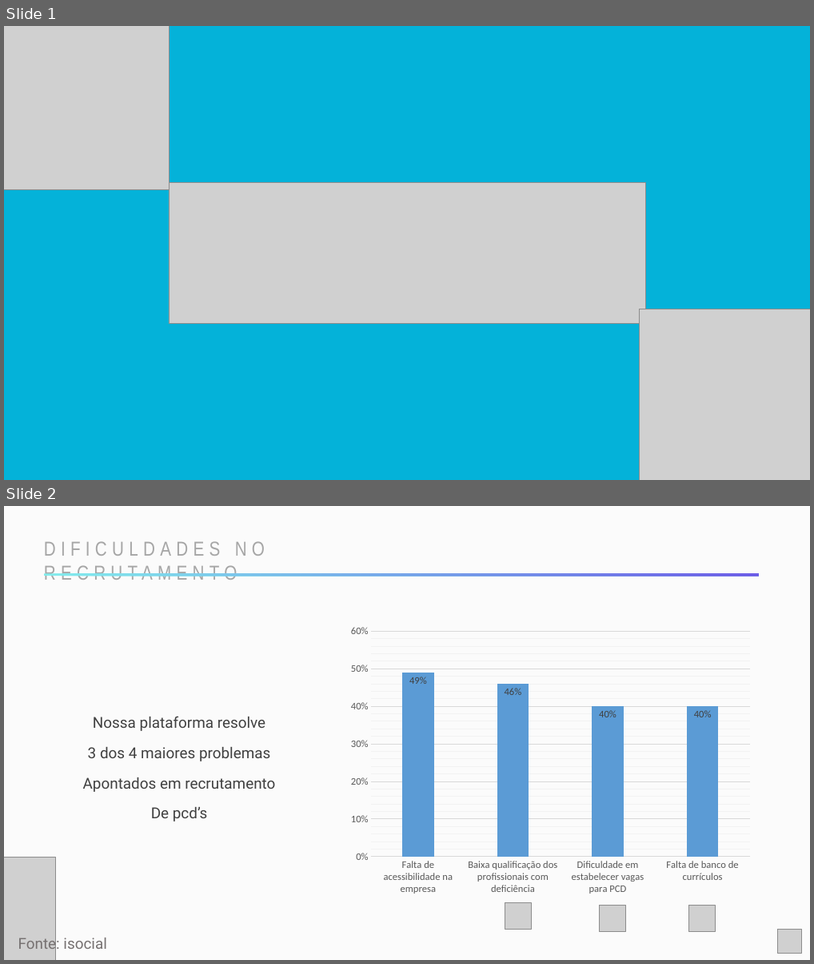
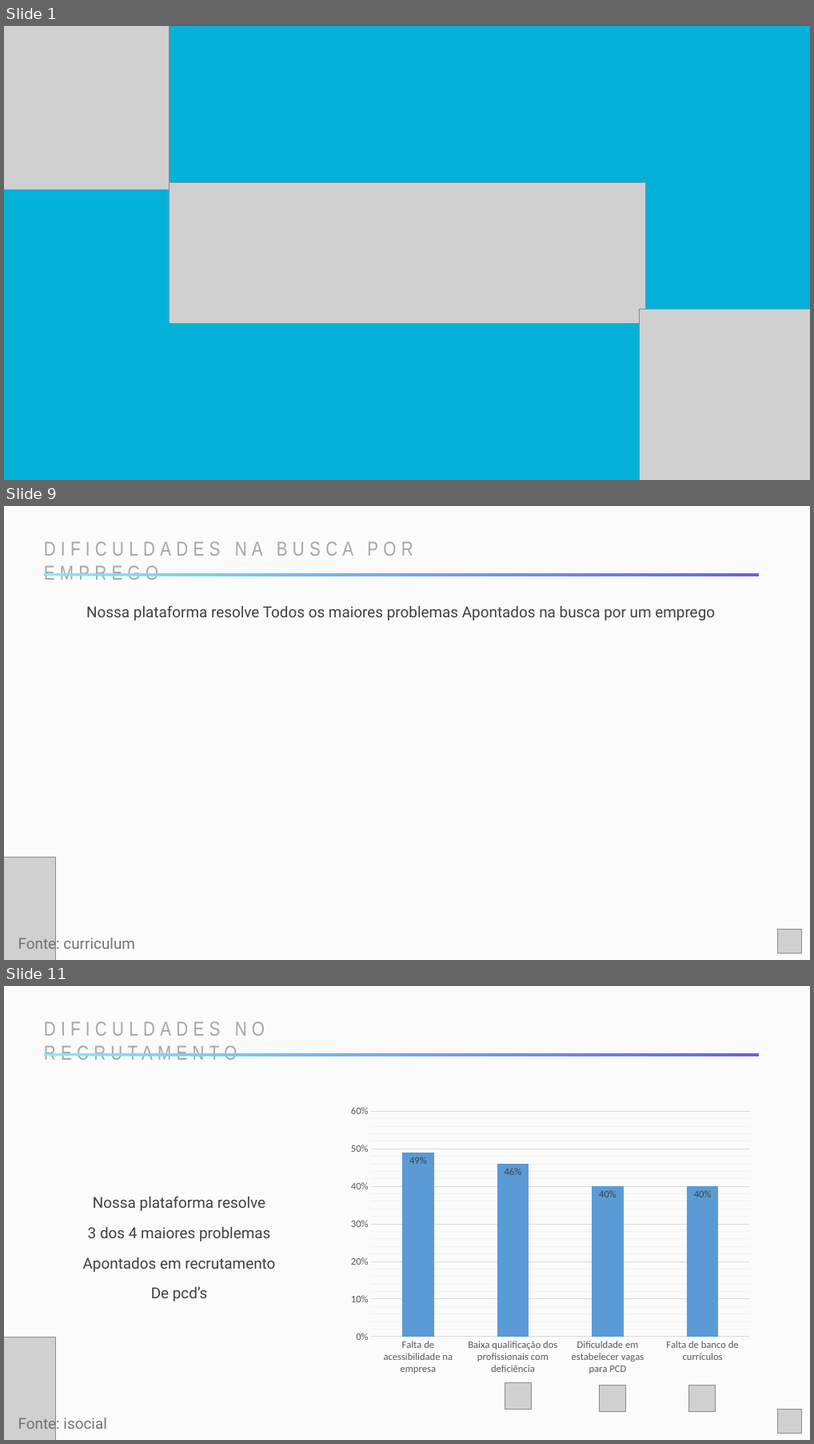
Before and after one commit to ismikeandrews/goodfit, a slide deck: pitch/pitch-next.pptx. Shown one above the other, each under a label of ours: slides 1 and 2 before the commit, slides 1, 9 and 11 after it; the slides between them are not shown. The pictures are 814x964 and 814x1444 pixels, drawn with LibreOffice and Linux fonts; fonts in the diff are those of the drawing; grey boxes stand for pictures. Boxes give left, top, right and bottom in pixels: in the first picture for what was removed or moved away, otherwise in the second. Text is boxed around its words. In the diff, an @@ line names an element or a change of style, - is before the commit and + after.

Commit message:
Slides especificos para problemas na busca

```diff
--- a/pitch/pitch-next.pptx
+++ b/pitch/pitch-next.pptx
@@ slide 9 added at [4, 506, 810, 960], background #FBFBFB @@
@@ text added at [44, 541, 413, 580], 24 pt, text #A6A6A6 @@
+DIFICULDADES NA BUSCA POR EMPREGO
@@ round diag rect added at [44, 574, 759, 576], fill gradient #6C5CE7 to #81ECEC @@
@@ text added at [86, 605, 715, 620], 18 pt, text #404040 @@
+Nossa plataforma resolve Todos os maiores problemas Apontados na busca por um emprego
@@ picture added at [4, 857, 55, 960] @@
@@ text added at [18, 935, 135, 953], 18 pt, text #767171 @@
+Fonte: curriculum
@@ picture added at [778, 929, 802, 953] @@
@@ what was slide 2 is now slide 11 @@
```
Also in this commit, not shown: 1 slide changed, 7 other slides added.
